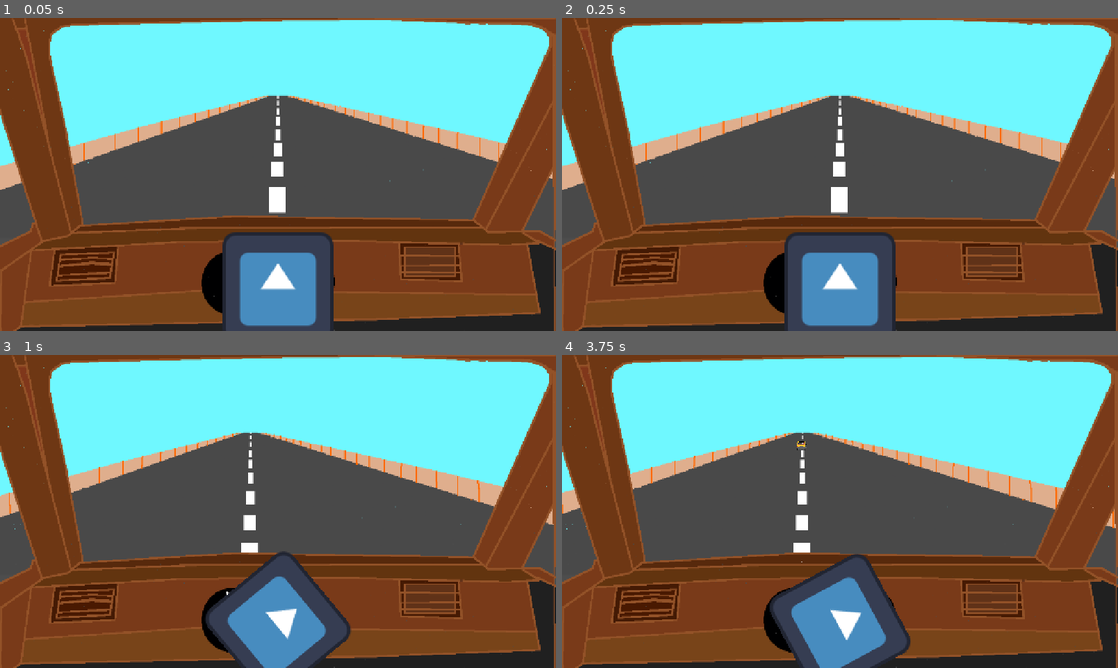
Above: before the commit, frames 1-4 (two rows, left to right).
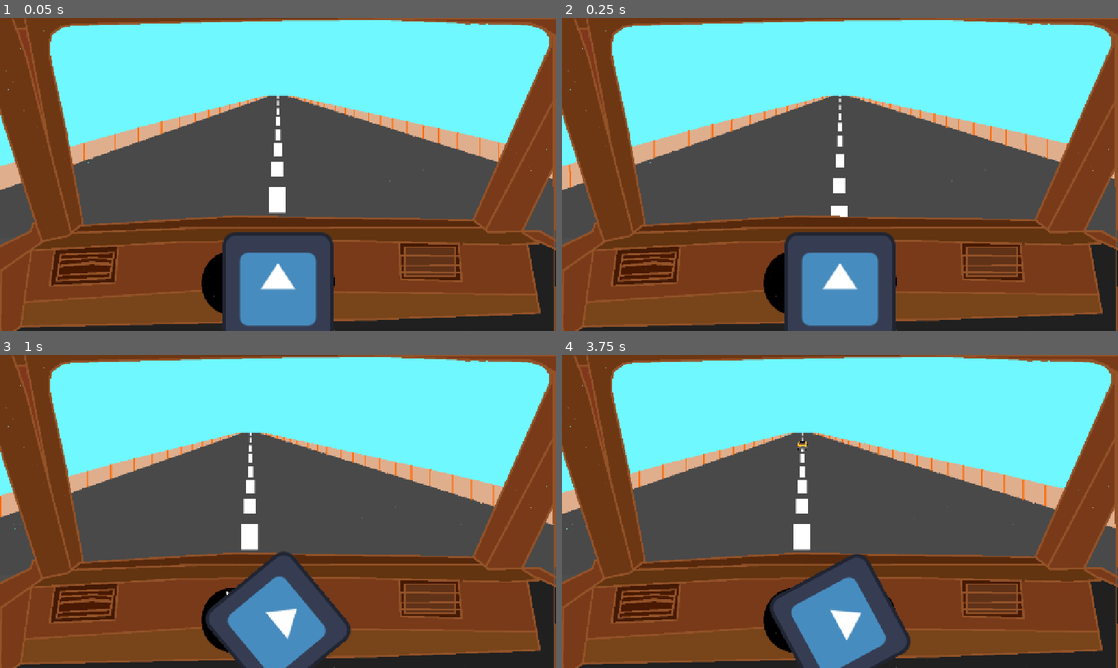
Above: after the commit, the same moments.

Repository: Armaan240/dash-board
Game: Godot game, scene res://game/main.tscn
Same seed, same stepped clock (60 frames per second), same inputs: the game is played once before the commit and once after it. The engine's default icon, where the game draws it, is replaced by a stand-in: a white triangle on a blue panel in a dark square.
Inputs (mouse positions are in pixels of both pictures, inside the frame that each line leads up to):
- Up to frame 1 (0.05 s): no input
- Up to frame 2 (0.25 s): no input
- Up to frame 3 (1 s): tap Enter at 0.5 s; move the mouse to (305, 511) at 0.52 s; hold Up (ui_up) from 0.53 s (still down)
- Up to frame 4 (3.75 s): keep holding Up (ui_up); move the mouse to (812, 511) at 1.27 s; move the mouse to (851, 505) at 2.02 s; move the mouse to (834, 517) at 2.77 s; tap Space at 3.5 s; move the mouse to (878, 514) at 3.52 s

Frame 1 is identical in both runs. In frame 2, 1.1% of the frame differs, in the area x 1-91%, y 24-64%; in frame 3, 1.1%; in frame 4, 1.2%, in the area x 0-100%, y 24-67%.

Commit message:
basic bounce effect

Diff:
--- a/game/main.gd
+++ b/game/main.gd
@@ -11,7 +11,7 @@
 	road_base = $road.position.x
 	sky_base = $sky.position.x
 
-var lanes = [-400.0, 400.0]
+var lanes = [0.0]
 func _process(delta):
 	if Input.is_action_pressed("ui_up"):
 		speed = move_toward(speed, 1.0, delta * 0.3)
@@ -24,3 +24,14 @@
 	var car = car_scenes.pick_random().instantiate()
 	car.lane_offset = lanes.pick_random()
 	$Traffic.add_child(car)
+
+func crash(car):
+	car.bounce()
+	speed = 0.1
+	jolt()
+
+func jolt():
+	var tw = create_tween()
+	tw.tween_property($Cockpit, "position:y", 25.0, 0.05)
+	tw.tween_property($Cockpit, "position:y", 0.0, 0.6)\
+		.set_trans(Tween.TRANS_BOUNCE).set_ease(Tween.EASE_OUT)
--- a/game/main.tscn
+++ b/game/main.tscn
@@ -36,25 +36,27 @@
 scale = Vector2(1.5, 1.5)
 sprite_frames = SubResource("SpriteFrames_ngg10")
 autoplay = "default"
-frame_progress = 0.52573323
-
-[node name="Sprite2D" type="Sprite2D" parent="." unique_id=1264398411]
-z_index = 1
-position = Vector2(640, 370)
-scale = Vector2(1, 1.0277778)
-texture = ExtResource("4_dgpao")
+frame_progress = 0.114665434
 
 [node name="SpawnTimer" type="Timer" parent="." unique_id=1224308752]
 wait_time = 3.1999999999999997
 autostart = true
 
-[node name="steer" type="Sprite2D" parent="." unique_id=748449097]
+[node name="Traffic" type="Node" parent="." unique_id=729154072]
+
+[node name="Cockpit" type="Node2D" parent="." unique_id=1232217993]
+
+[node name="steer" type="Sprite2D" parent="Cockpit" unique_id=748449097]
 z_index = 2
 position = Vector2(640, 620)
 scale = Vector2(2, 2)
 texture = ExtResource("1_oa506")
 script = ExtResource("2_xtpaf")
 
-[node name="Traffic" type="Node" parent="." unique_id=729154072]
+[node name="dashboard" type="Sprite2D" parent="Cockpit" unique_id=1264398411]
+z_index = 1
+position = Vector2(640, 370)
+scale = Vector2(1, 1.0277778)
+texture = ExtResource("4_dgpao")
 
 [connection signal="timeout" from="SpawnTimer" to="." method="_on_spawn_timer_timeout"]
--- a/game/traffic.gd
+++ b/game/traffic.gd
@@ -3,6 +3,9 @@
 var depth := 0.0
 var lane_offset := 0.0
 var drift := -60.0
+var hit := false
+var knocked := false
+
 const HORIZON_Y := 205.0
 const BOTTOM_Y := 450.0
 const VANISH_X := 640.0
@@ -12,12 +15,22 @@
 
 
 func _process(delta):
-	depth += delta * main.speed * 0.25
+	if not knocked:
+		depth += delta * main.speed * 0.25
 	sprite.speed_scale = main.speed * 3.0
 	var t = depth * depth
 	var tx = pow(depth, 2.5)
 	scale = Vector2.ONE * lerp(0.05, 0.8, t)
 	position.y = lerp(HORIZON_Y, BOTTOM_Y, t)
 	position.x = VANISH_X + lane_offset * tx - main.steer * 300.0
-	if depth > 1.2:
+	if not hit and depth > 0.9 and abs(position.x - VANISH_X) < 150.0:
+		main.crash(self)
 		queue_free()
+
+func bounce():
+	hit = true
+	knocked = true
+	var tw = create_tween()
+	tw.tween_property(self, "depth", depth - 0.4, 0.6)\
+		.set_trans(Tween.TRANS_BOUNCE).set_ease(Tween.EASE_OUT)
+	tw.tween_callback(func(): knocked = false)
